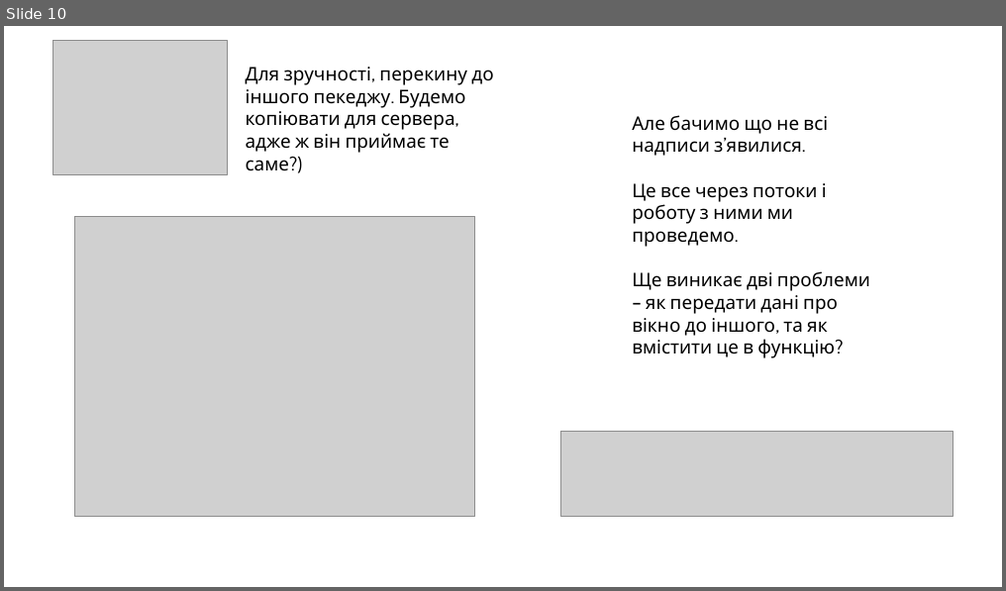
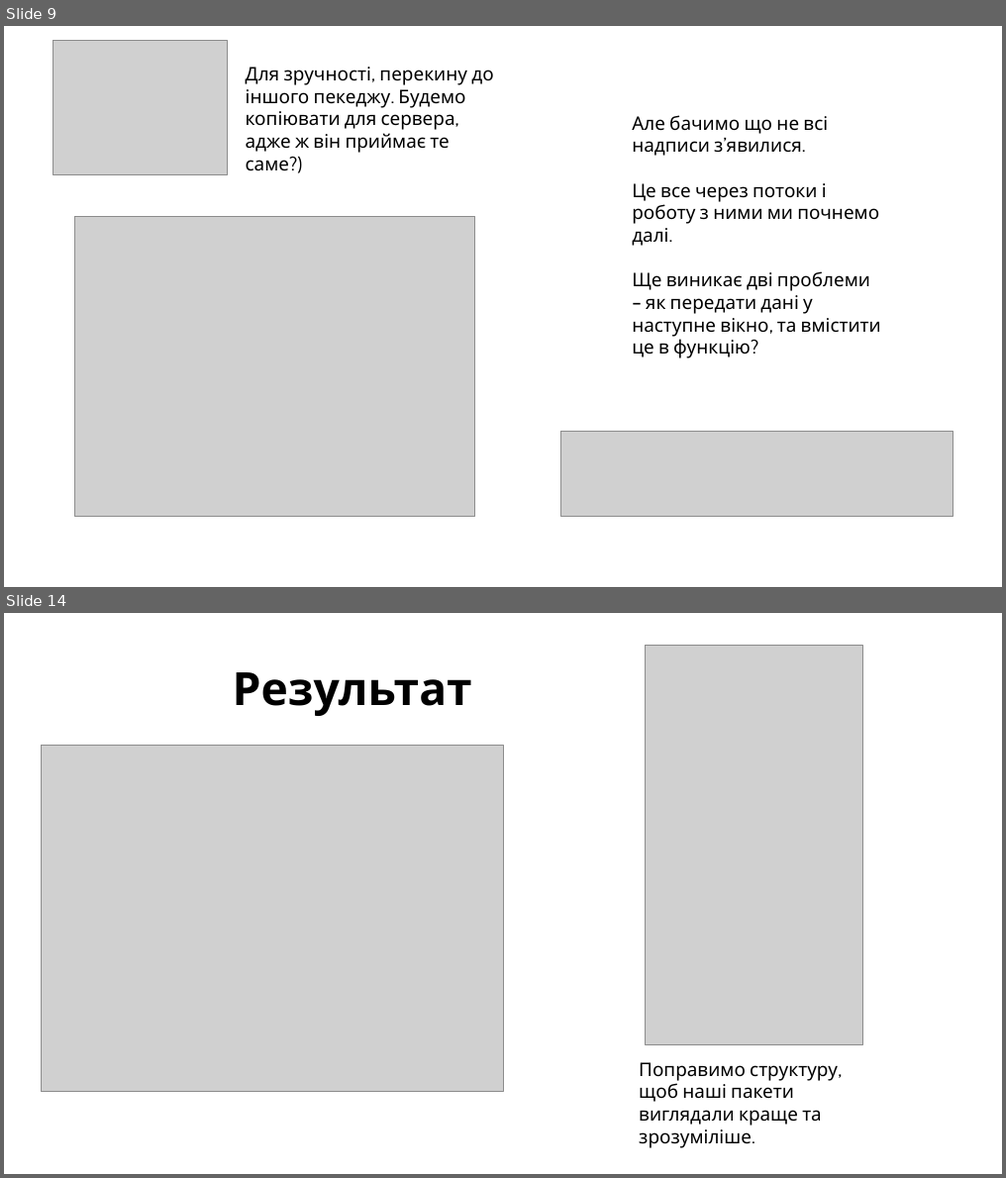
Before and after one commit to Archasmiel/CoolMessenger-JavaFX, a slide deck: lesson5/Lesson5.pptx. Shown one above the other, each under a label of ours: slide 10 before the commit, slides 9 and 14 after it; the slides between them are not shown. The pictures are 1006x591 and 1006x1178 pixels, drawn with LibreOffice and Linux fonts; fonts in the diff are those of the drawing; grey boxes stand for pictures. Boxes give left, top, right and bottom in pixels: in the first picture for what was removed or moved away, otherwise in the second. Text is boxed around its words. In the diff, an @@ line names an element or a change of style, - is before the commit and + after.

```diff
--- a/lesson5/Lesson5.pptx
+++ b/lesson5/Lesson5.pptx
@@ slide 14 added at box(4, 613, 1002, 1174), background #FFFFFF @@
@@ picture added at box(646, 645, 862, 1045) @@
@@ text added at box(233, 672, 472, 716), 44 pt, text #000000, bold @@
+Результат
@@ picture added at box(41, 746, 503, 1092) @@
@@ text added at box(639, 1062, 838, 1149), 18 pt, text #000000 @@
+Поправимо структуру, щоб наші пакети виглядали краще та зрозуміліше.
@@ what was slide 10 is now slide 9 @@
@@ slide 9 changed as well @@
@@ text at box(632, 183, 881, 337): text changed @@
-Це все через потоки і роботу з ними ми проведемо.
-Ще виникає дві проблеми – як передати дані про вікно до іншого, та як вмістити це в функцію?
+Це все через потоки і роботу з ними ми почнемо далі.
+Ще виникає дві проблеми – як передати дані у наступне вікно, та вмістити це в функцію?
```
Also in this commit, not shown: 13 other slides changed, 2 slides removed, 14 other files.
